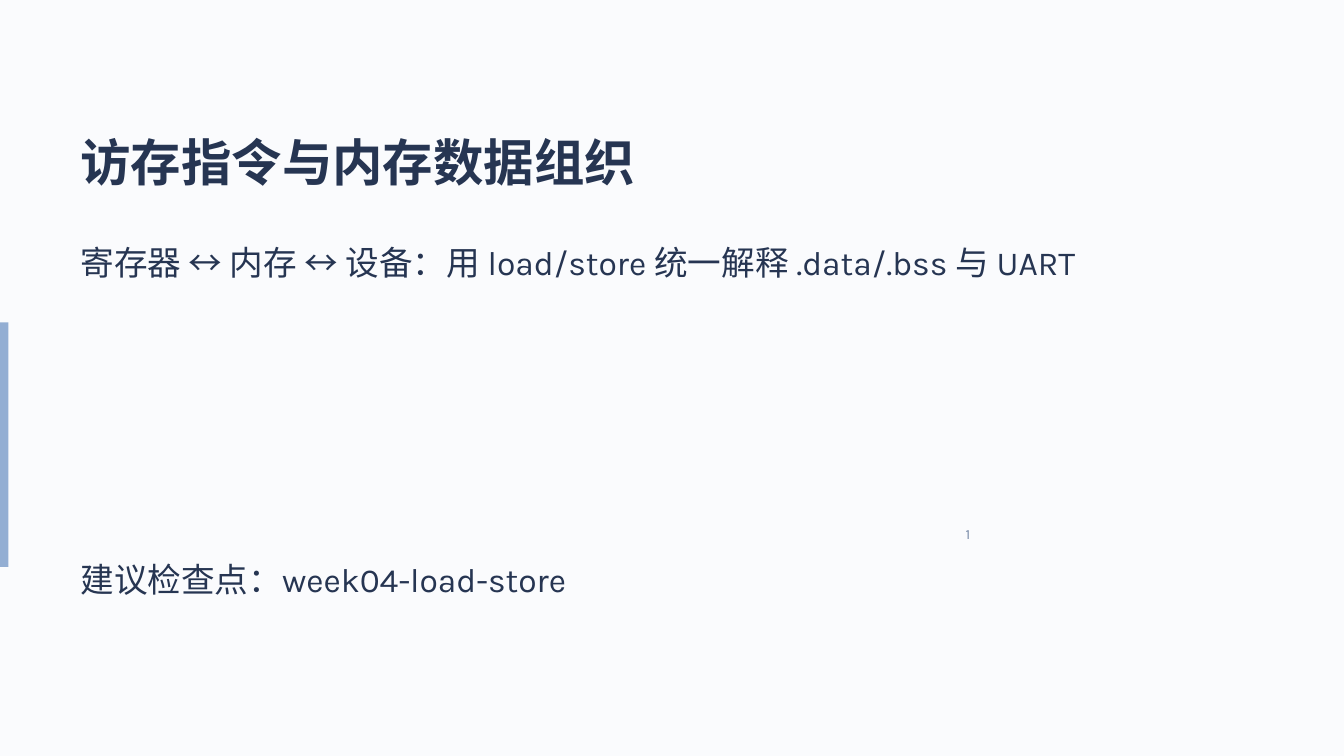
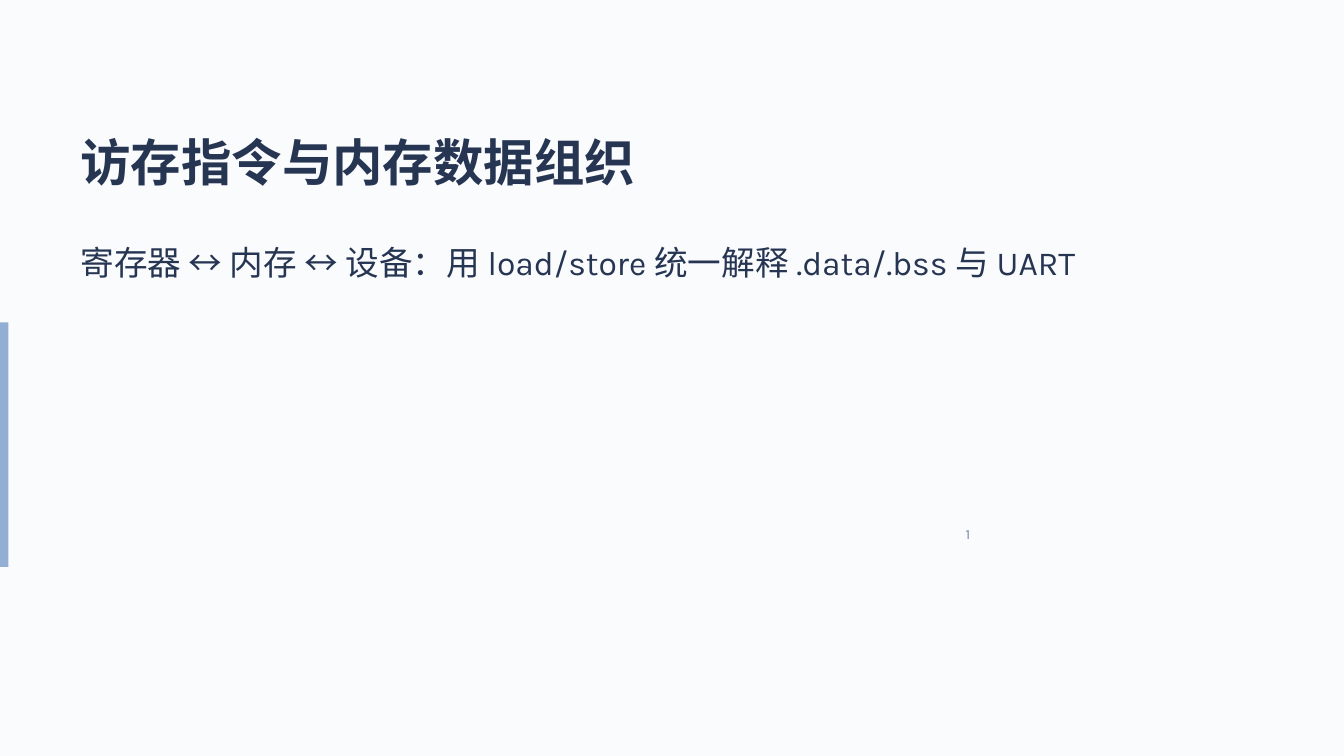
Before and after one commit to cxi218447-byte/miniOS, a slide deck: slide 1 of docs/04/04_load_store_course.pptx. Drawn at 1344x756 pixels with LibreOffice and Linux fonts; fonts in the diff are those of the drawing. Boxes give left, top, right and bottom in pixels: in the first picture for what was removed or moved away, otherwise in the second. Text is boxed around its words. In the diff, an @@ line names an element or a change of style, - is before the commit and + after.

```diff
--- a/docs/04/04_load_store_course.pptx
+++ b/docs/04/04_load_store_course.pptx
@@ text removed at <box>80,563,566,595</box> @@
-建议检查点：week04-load-store
```
Also in this commit, not shown: 2 other slides changed, 3 slides added, 1 other file.
